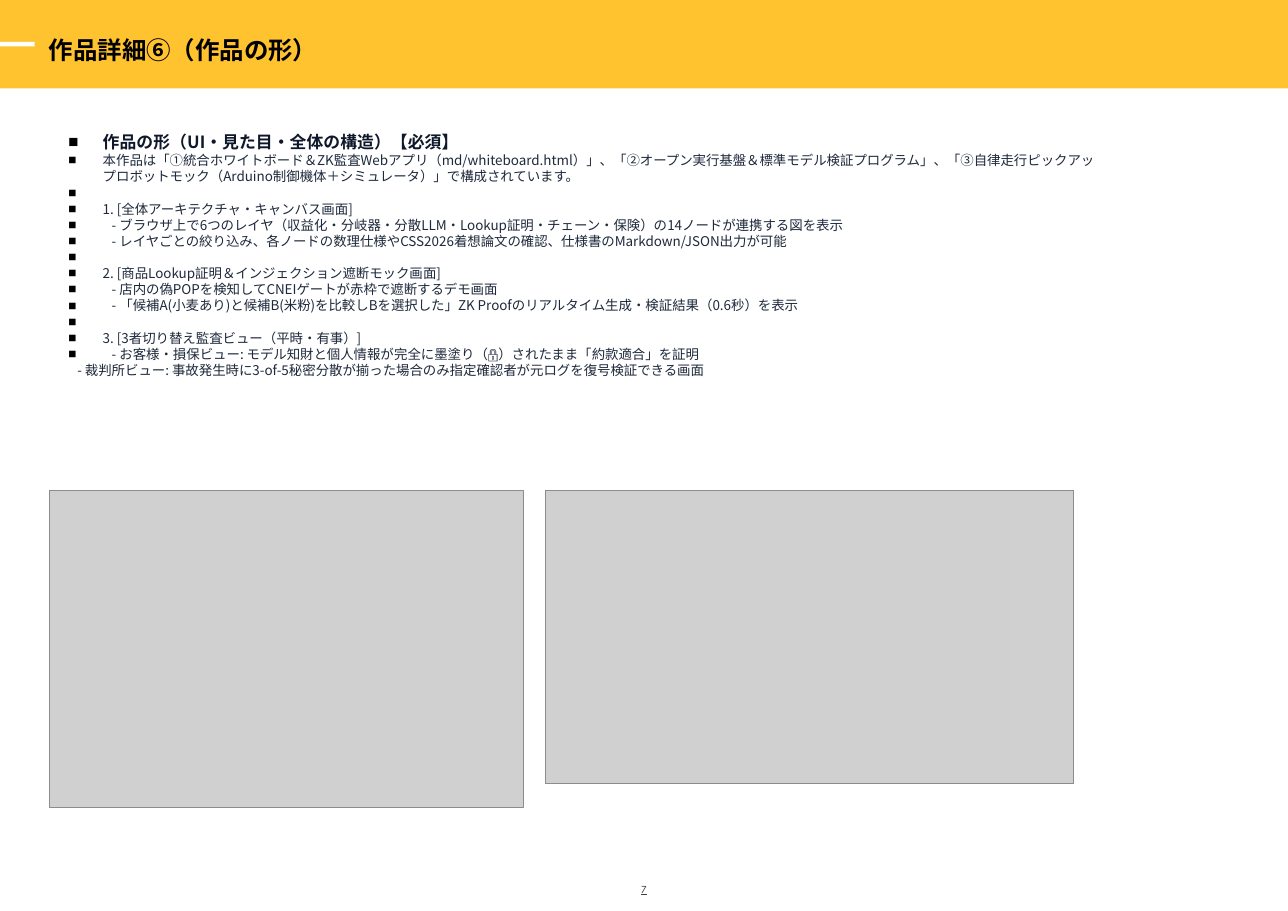
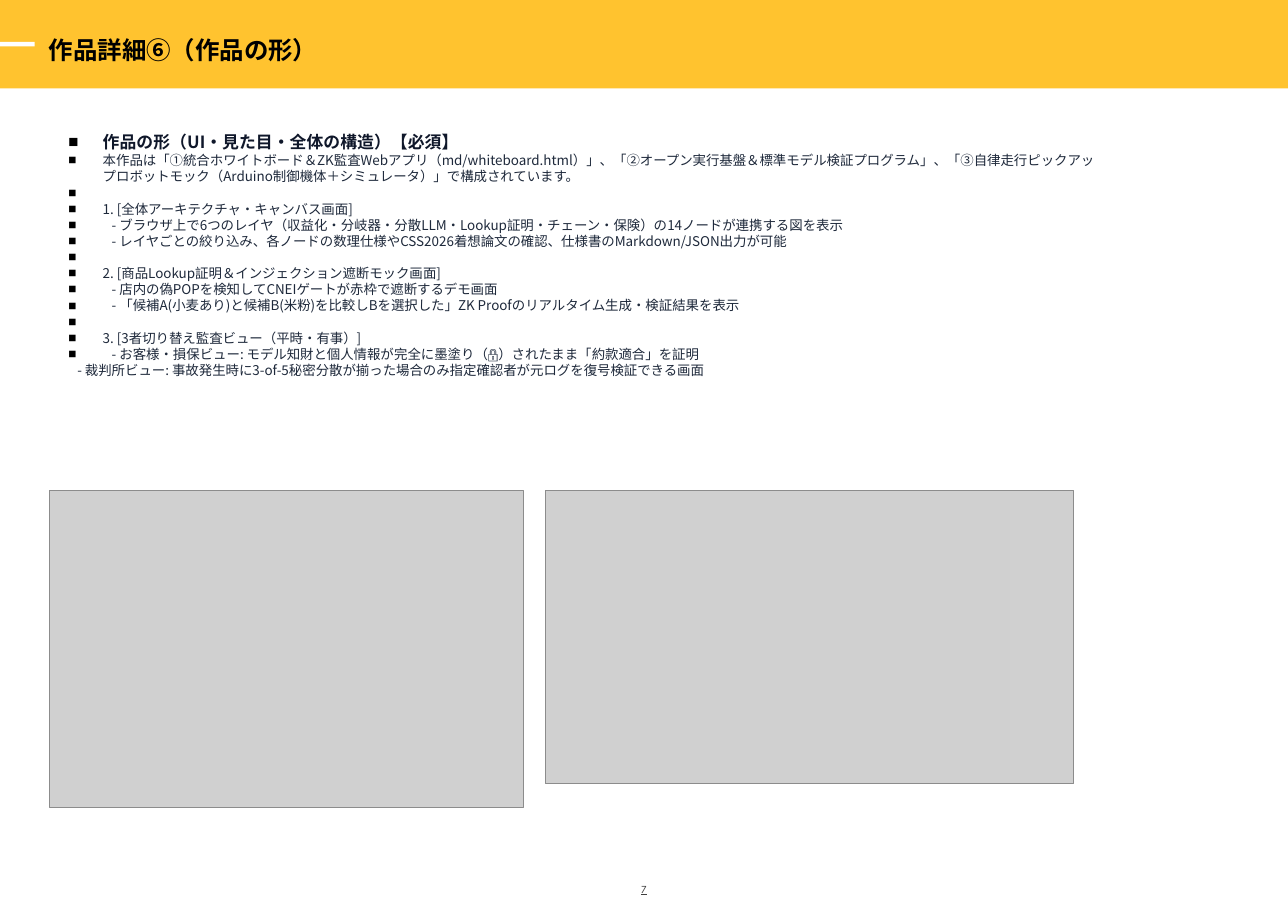
Before and after one commit to sururu-k/ProofPick, a slide deck: slide 8 of submission/zenjyocon_entry_sheet_2026.pptx. Drawn at 1288x911 pixels with LibreOffice and Linux fonts; fonts in the diff are those of the drawing; grey boxes stand for pictures; background and template pictures are left out. Boxes give left, top, right and bottom in pixels: in the first picture for what was removed or moved away, otherwise in the second. Text is boxed around its words. In the diff, an @@ line names an element or a change of style, - is before the commit and + after.

```diff
--- a/submission/zenjyocon_entry_sheet_2026.pptx
+++ b/submission/zenjyocon_entry_sheet_2026.pptx
@@ text at (85,153,1095,376): text changed @@
-本作品は「①統合ホワイトボード＆ZK監査Webアプリ（md/whiteboard.html）」、「②オープン実行基盤＆標準モデル検証プログラム」、「③自律走行ピックアップロボットモック（Arduino制御機体＋シミュレータ）」で構成されています。
-1. [全体アーキテクチャ・キャンバス画面]
-- ブラウザ上で6つのレイヤ（収益化・分岐器・分散LLM・Lookup証明・チェーン・保険）の14ノードが連携する図を表示
-- レイヤごとの絞り込み、各ノードの数理仕様やCSS2026着想論文の確認、仕様書のMarkdown/JSON出力が可能
-2. [商品Lookup証明＆インジェクション遮断モック画面]
-- 店内の偽POPを検知してCNEIゲートが赤枠で遮断するデモ画面
-- 「候補A(小麦あり)と候補B(米粉)を比較しBを選択した」ZK Proofのリアルタイム生成・検証結果（0.6秒）を表示
-3. [3者切り替え監査ビュー（平時・有事）]
-- お客様・損保ビュー: モデル知財と個人情報が完全に墨塗り（🔒）されたまま「約款適合」を証明
-- 裁判所ビュー: 事故発生時に3-of-5秘密分散が揃った場合のみ指定確認者が元ログを復号検証できる画面
+本作品は「①統合ホワイトボード＆ZK監査Webアプリ（md/whiteboard.html）」、「②オープン実行基盤＆標準モデル検証プログラム」、「③自律走行ピックアップロボットモック（Arduino制御機体＋シミュレータ）」で構成されています。
+1. [全体アーキテクチャ・キャンバス画面]
+- ブラウザ上で6つのレイヤ（収益化・分岐器・分散LLM・Lookup証明・チェーン・保険）の14ノードが連携する図を表示
+- レイヤごとの絞り込み、各ノードの数理仕様やCSS2026着想論文の確認、仕様書のMarkdown/JSON出力が可能
+2. [商品Lookup証明＆インジェクション遮断モック画面]
+- 店内の偽POPを検知してCNEIゲートが赤枠で遮断するデモ画面
+- 「候補A(小麦あり)と候補B(米粉)を比較しBを選択した」ZK Proofのリアルタイム生成・検証結果を表示
+3. [3者切り替え監査ビュー（平時・有事）]
+- お客様・損保ビュー: モデル知財と個人情報が完全に墨塗り（🔒）されたまま「約款適合」を証明
+- 裁判所ビュー: 事故発生時に3-of-5秘密分散が揃った場合のみ指定確認者が元ログを復号検証できる画面
```
Also in this commit, not shown: 7 other slides changed, 9 other files.
